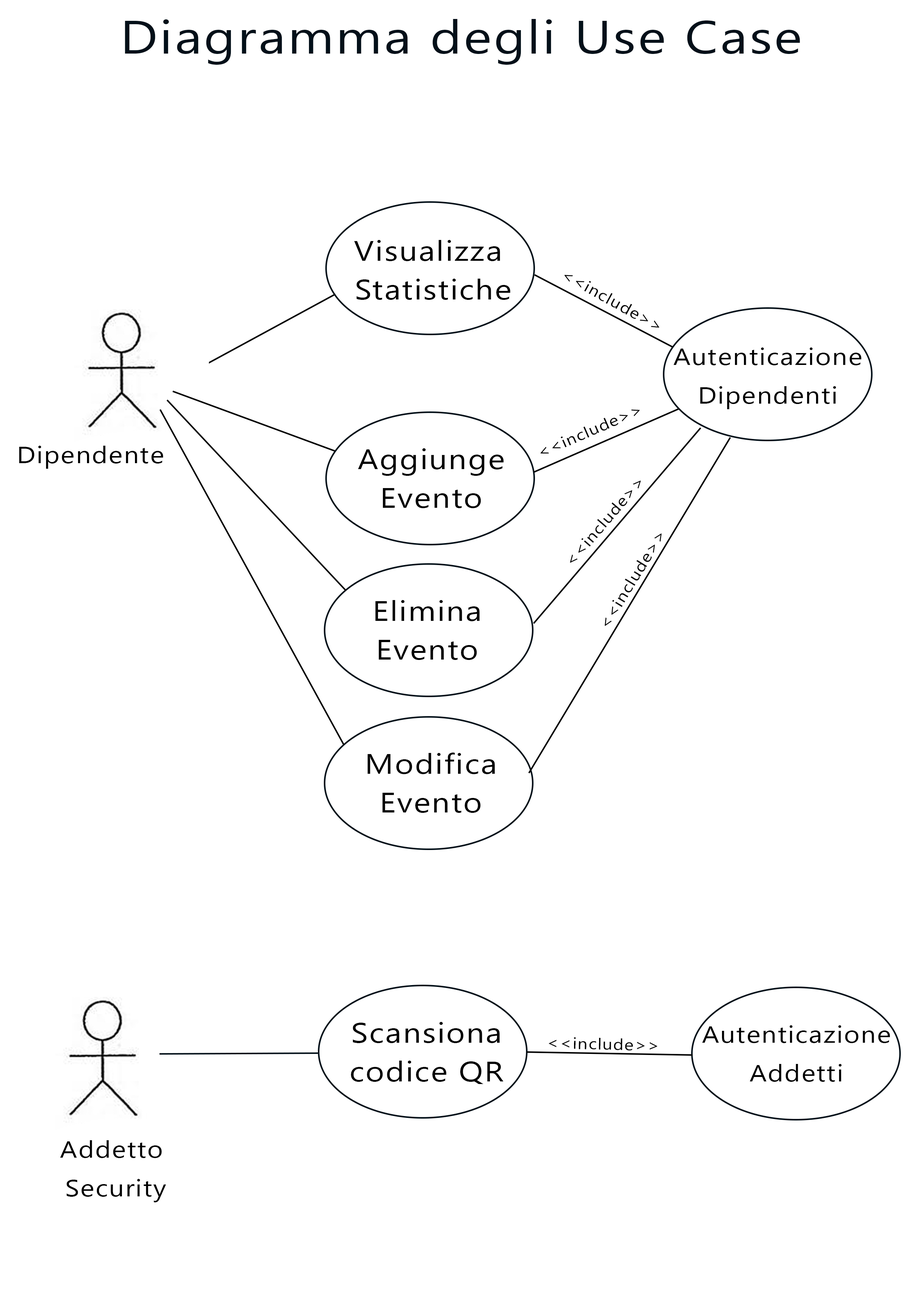
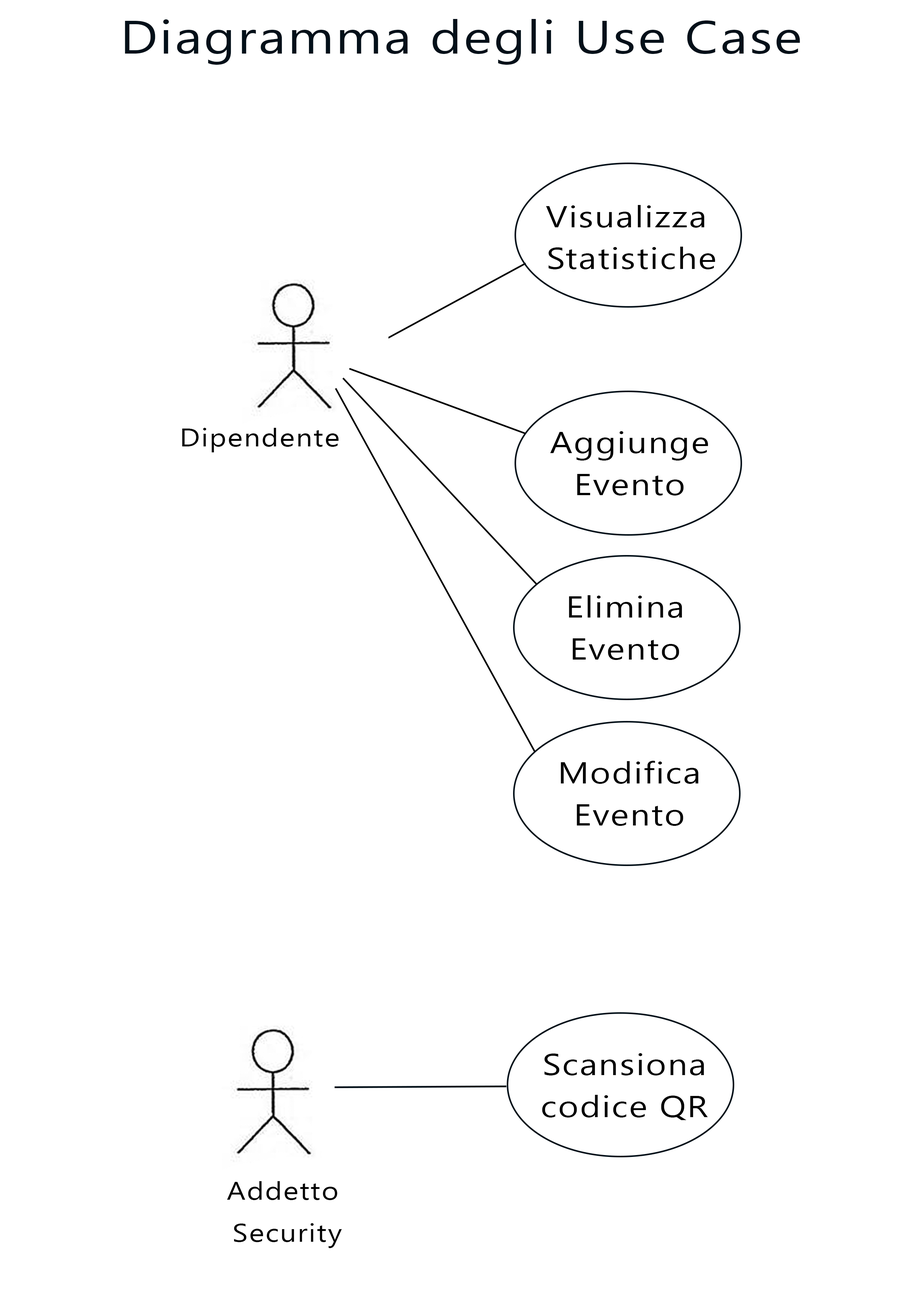
Layer changes from the first 922 × 1305 image to the second:
painted on "Scansiona codice QR" over (351, 1021, 709, 1120)
painted on "Forma 9" over (159, 1052, 507, 1088)
removed layer "Ellisse 1 copia 6" from group "Security" over (691, 986, 902, 1121)
painted on "Addetto Security" over (59, 1139, 343, 1248)
painted on "Ellisse 1 copia 5" over (317, 984, 735, 1158)
painted on "Security" (2nd of 2, in "Security") over (55, 994, 368, 1194)
removed layer "Autenticazione Dipendenti" from group "Amministratore" over (673, 347, 862, 410)
removed layer "Forma 8" from group "Amministratore" over (528, 437, 732, 774)
removed layer "Forma 7" from group "Amministratore" over (533, 427, 702, 624)
painted on "Forma 6" over (159, 387, 536, 752)
painted on "Forma 5" over (166, 377, 538, 591)
painted on "Modifica Evento" over (367, 752, 699, 826)
painted on "Elimina Evento" over (375, 595, 683, 660)
painted on "Aggiunge Evento" over (358, 431, 709, 509)
painted on "Forma 2" over (172, 367, 526, 452)
painted on "Visualizza Statistiche" over (354, 204, 716, 300)
painted on "Ellisse 1 copia 4" over (323, 715, 741, 866)
painted on "Ellisse 1 copia 3" over (323, 554, 741, 700)
painted on "Ellisse 1 copia 2" over (325, 390, 743, 546)
removed layer "Ellisse 1 copia" from group "Amministratore" over (663, 307, 873, 442)
painted on "Ellisse 1" over (325, 162, 743, 336)
painted on "Dipendente" over (18, 427, 339, 469)
painted on "Amministratore" (2nd of 2, in "Amministratore") over (52, 277, 389, 465)
painted on "Forma 1" over (208, 262, 527, 383)
…and 9 more changes (9 removed)
